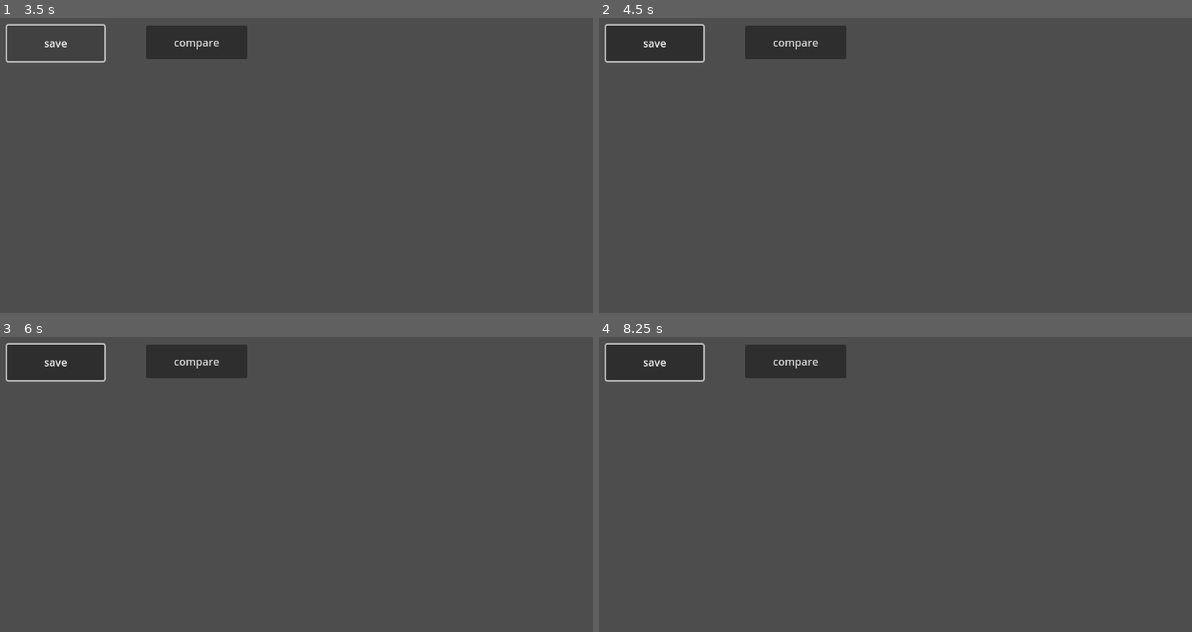
Above: before the commit, frames 1-4 (two rows, left to right).
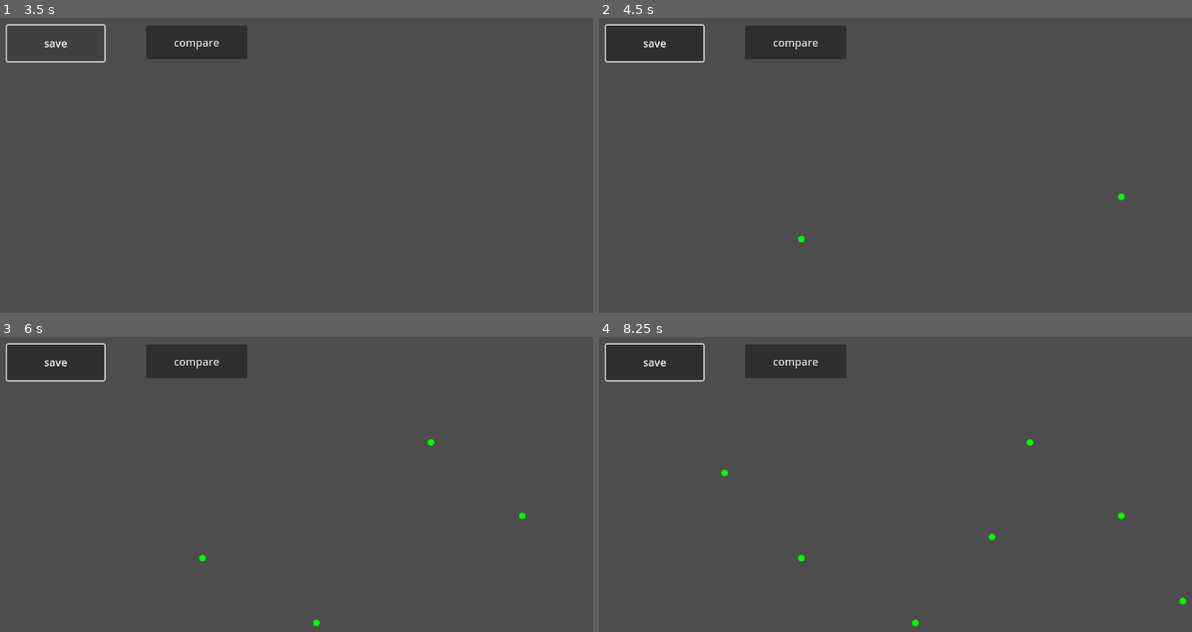
Above: after the commit, the same moments.

Repository: uprun/GRAIL-like
Game: Godot game, scene res://main.tscn
Two runs of this game, one before a commit and one after it. Both use one fixed random seed, a clock stepped at 60 frames per second and the inputs below.
Inputs (mouse positions are in pixels of both pictures, inside the frame that each line leads up to):
- Up to frame 1 (3.5 s): click "compare" at 0.5 s; click "compare" at 1.25 s; click "compare" at 2 s; click "save" at 2.75 s
- Up to frame 2 (4.5 s): move the mouse to (1120, 197) at 3.52 s; click (1120, 197) at 3.67 s; move the mouse to (800, 239) at 4.27 s; click (800, 239) at 4.42 s
- Up to frame 3 (6 s): move the mouse to (432, 443) at 5.02 s; click (432, 443) at 5.17 s; move the mouse to (314, 623) at 5.77 s; click (314, 623) at 5.92 s
- Up to frame 4 (8.25 s): move the mouse to (1180, 602) at 6.52 s; click (1180, 602) at 6.67 s; move the mouse to (723, 472) at 7.27 s; click (723, 472) at 7.42 s; move the mouse to (990, 537) at 8.02 s; click (990, 537) at 8.17 s

Frame 1 is identical in both runs. In frame 2, less than 0.1% of the frame differs, in the area x 33-89%, y 59-77%; in frame 3, less than 0.1%; in frame 4, 0.2%, in the area x 20-100%, y 34-99%.
Error before the commit: Parse Error: Expected ":" after "for" condition. (res://main.gd:114)

Commit message:
2024-12-15--23h43m25s

Diff:
--- a/main.gd
+++ b/main.gd
@@ -111,7 +111,14 @@
 
 	if compare_index != null:
 		var test = stored_symbols[0] as Symbol_Drawn
-		for line in symbol_to_compare.compressed_lines
+		var matched_points = 0
+		for line in symbol_to_compare.compressed_lines:
+			for point in line:
+				for compare_line in test.compressed_lines:
+					for compare_point in compare_line:
+						if (compare_point - point ).length() < 2.0:
+							matched_points += 1
+
 		test.compressed_lines
 
 
